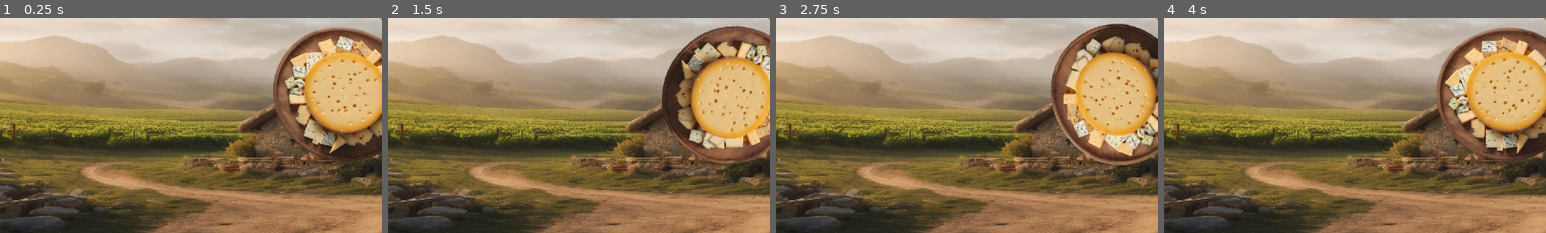
Above: before the commit, frames 1-4 (left to right).
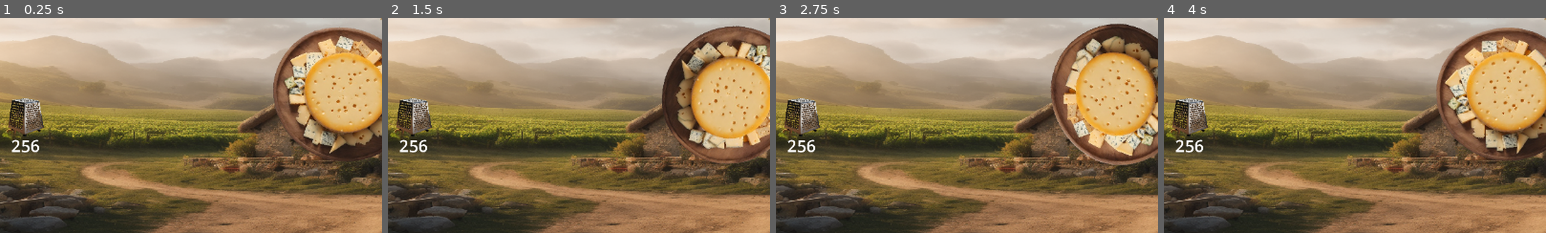
Above: after the commit, the same moments.

Repository: Behbs/CheeseClicker
Game: Godot game, scene res://Cenas/queijaria.tscn
The game is run twice, just before and just after one commit, with the same random seed, the same clock (stepped at 60 frames per second) and the same inputs.
Inputs (mouse positions are % of the whole screen's width and height, from its top left):
- Up to frame 1 (0.25 s): no input
- Up to frame 2 (1.5 s): move the mouse to (50, 50) at 0.52 s; click (50, 50) at 0.67 s; move the mouse to (78, 15) at 1.27 s; click (78, 15) at 1.42 s
- Up to frame 3 (2.75 s): move the mouse to (78, 30) at 2.02 s; click (78, 30) at 2.17 s
- Up to frame 4 (4 s): move the mouse to (45, 70) at 2.77 s; click (45, 70) at 2.92 s; move the mouse to (80, 65) at 3.52 s; click (80, 65) at 3.67 s
The pictures show only the part of the screen within x 5-55%, y 32-82%; the shares and areas given below are measured in that part.

The runs differ from the first frame. In frame 1, 1.4% of the frame differs, in the area x 2-12%, y 37-63%; in frame 2, 1.4%; in frame 3, 1.4%; in frame 4, 1.4%.

Commit message:
Grater upgrade

Diff:
--- a/Cenas/queijaria.tscn
+++ b/Cenas/queijaria.tscn
@@ -6,6 +6,7 @@
 [ext_resource type="Script" path="res://Scripts/Spr_queijo.gd" id="5_bqqac"]
 [ext_resource type="Texture2D" uid="uid://bkababuhparbl" path="res://Sprites/A____sideways_m_95dafc15-1020-453a-a6c9-c76394975d31-removebg-preview.png" id="5_qwebl"]
 [ext_resource type="Texture2D" uid="uid://c0i8tj8gt34cf" path="res://Sprites/dsasd-removebg-preview.png" id="6_4gdok"]
+[ext_resource type="Texture2D" uid="uid://63m4kpfjtjjp" path="res://Sprites/Grater_640bcebb-d4b8-47e9-8c59-c44aded806b0-removebg-preview.png" id="7_bga3g"]
 
 [sub_resource type="GDScript" id="GDScript_lm633"]
 script/source = "extends Node2D
@@ -18,6 +19,8 @@
 var badrat_qps = 0
 var badrat_prc = 10
 var badrat_lvl = 0
+var grater_prc = 256
+var grater_lvl = 0
 
 func _on_queijo_input_event(viewport, event, shape_idx):
 	if event is InputEventMouseButton and event.pressed == false and event.button_index == 1:
@@ -53,12 +56,18 @@
 	$Control/Label_rat_prc.text = str(rat_prc)
 	$Control/Label_badrat.text = str(badrat_lvl)
 	$Control/Label_badrat_prc.text = str(badrat_prc)
+	$Control/Label_grater_prc.text = str(grater_prc)
 
 func _on_timer_timeout():
 	var qps = badrat_qps
 	if qps > 0:
 		quant_queijo += qps
 
+func _on_grater_input_event(viewport, event, shape_idx):
+	if event is InputEventMouseButton and event.pressed == false and event.button_index == 1 and grater_lvl == 0 and quant_queijo >=badrat_prc:
+		quant_queijo -= grater_prc
+		queijo_click += 1
+		grater_lvl += 1
 
 "
 
@@ -75,6 +84,9 @@
 font_size = 50
 
 [sub_resource type="LabelSettings" id="LabelSettings_6ows3"]
+font_size = 50
+
+[sub_resource type="LabelSettings" id="LabelSettings_0q2er"]
 font_size = 50
 
 [sub_resource type="Animation" id="Animation_u0jbe"]
@@ -144,6 +156,9 @@
 [sub_resource type="CircleShape2D" id="CircleShape2D_ttuqi"]
 radius = 72.4431
 
+[sub_resource type="CircleShape2D" id="CircleShape2D_cybqd"]
+radius = 72.4431
+
 [node name="Queijaria" type="Node2D"]
 script = SubResource("GDScript_lm633")
 
@@ -220,6 +235,14 @@
 offset_bottom = -206.992
 label_settings = SubResource("LabelSettings_6ows3")
 
+[node name="Label_grater_prc" type="Label" parent="Control"]
+layout_mode = 0
+offset_left = -976.0
+offset_top = 144.0
+offset_right = -904.0
+offset_bottom = 216.0
+label_settings = SubResource("LabelSettings_0q2er")
+
 [node name="Queijo" type="Area2D" parent="."]
 
 [node name="Spr_queijo" type="Sprite2D" parent="Queijo"]
@@ -233,7 +256,6 @@
 }
 
 [node name="Col_queijo" type="CollisionShape2D" parent="Queijo"]
-position = Vector2(0, -1)
 shape = SubResource("CircleShape2D_1evay")
 
 [node name="Ratatouille" type="Area2D" parent="."]
@@ -268,7 +290,19 @@
 position = Vector2(640, -256)
 shape = SubResource("CircleShape2D_ttuqi")
 
+[node name="Grater" type="Area2D" parent="."]
+
+[node name="Spr_grater" type="Sprite2D" parent="Grater"]
+position = Vector2(-960, 64)
+scale = Vector2(0.256, 0.256)
+texture = ExtResource("7_bga3g")
+
+[node name="Col_grater" type="CollisionShape2D" parent="Grater"]
+position = Vector2(-960, 64)
+shape = SubResource("CircleShape2D_cybqd")
+
 [connection signal="timeout" from="Timer" to="." method="_on_timer_timeout"]
 [connection signal="input_event" from="Queijo" to="." method="_on_queijo_input_event"]
 [connection signal="input_event" from="Ratatouille" to="." method="_on_ratatouille_input_event"]
 [connection signal="input_event" from="Badrat" to="." method="_on_badrat_input_event"]
+[connection signal="input_event" from="Grater" to="." method="_on_grater_input_event"]
--- /dev/null
+++ b/Scripts/Badrat.gd
@@ -0,0 +1,25 @@
+extends Area2D
+
+@onready var label_badratlvl = $Con_badrat/Label_badratlvl
+@onready var label_badratprc = $Con_badrat/Label_badratprc
+var badrat_qps = 0
+var badrat_prc = 10
+var badrat_lvl = 0
+
+func _on_badrat_input_event(viewport, event, shape_idx):
+	if event is InputEventMouseButton and event.pressed == false and event.button_index == 1 and Queijaria.quant_queijo >= badrat_prc:
+		if badrat_lvl == 0:
+			Queijaria.quant_queijo -= badrat_prc
+			badrat_qps += 1
+			badrat_prc *= 2
+			badrat_lvl += 1
+		else:
+			Queijaria.quant_queijo -= badrat_prc
+			badrat_qps *= 2
+			badrat_prc *= 2
+			badrat_lvl += 1
+		$Badrat/Spr_badrat/Badrat_jump.play("Rats_click")
+
+func _process(delta):
+	label_badratlvl.text = str(badrat_lvl)
+	label_badratprc.text = str(badrat_prc)
--- /dev/null
+++ b/Scripts/Queijo.gd
@@ -0,0 +1,8 @@
+extends Area2D
+
+var queijo_click = 1
+
+func _on_queijo_input_event(viewport, event, shape_idx):
+	if event is InputEventMouseButton and event.pressed == false and event.button_index == 1:
+		queijaria.quant_queijo += queijo_click * queijaria.multp_click
+		$Spr_queijo/Queijo_jump.play("Clicked")
--- /dev/null
+++ b/Scripts/Rat.gd
@@ -0,0 +1,18 @@
+extends Area2D
+
+@onready var label_ratlvl = $Con_rat/Label_ratlvl
+@onready var label_ratprc = $Con_rat/Label_ratprc
+var rat_prc = 1
+var rat_lvl = 0
+
+func _on_ratatouille_input_event(viewport, event, shape_idx):
+	if event is InputEventMouseButton and event.pressed == false and event.button_index == 1 and queijaria.quant_queijo >= rat_prc:
+		queijaria.quant_queijo -= rat_prc
+		rat_prc *= 2
+		queijaria.multp_click += 1
+		rat_lvl += 1
+		$Spr_ratatouille/Rat_jump.play("Rats_click")
+
+func _process(delta):
+	label_ratlvl.text = str(rat_lvl)
+	label_ratprc.text = str(rat_prc)
Not shown: 1 places in Cenas/queijaria.tscn that only renumber resources
Binary file added: Sprites/Grater_640bcebb-d4b8-47e9-8c59-c44aded806b0-removebg-preview.png
Not shown, added: Sprites/Grater_640bcebb-d4b8-47e9-8c59-c44aded806b0-removebg-preview.png.import
